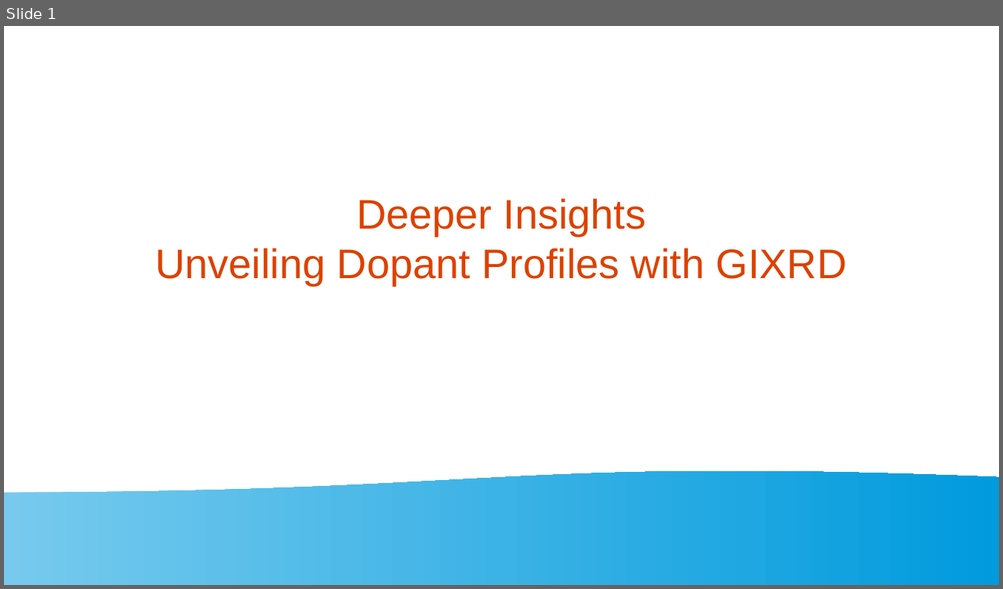
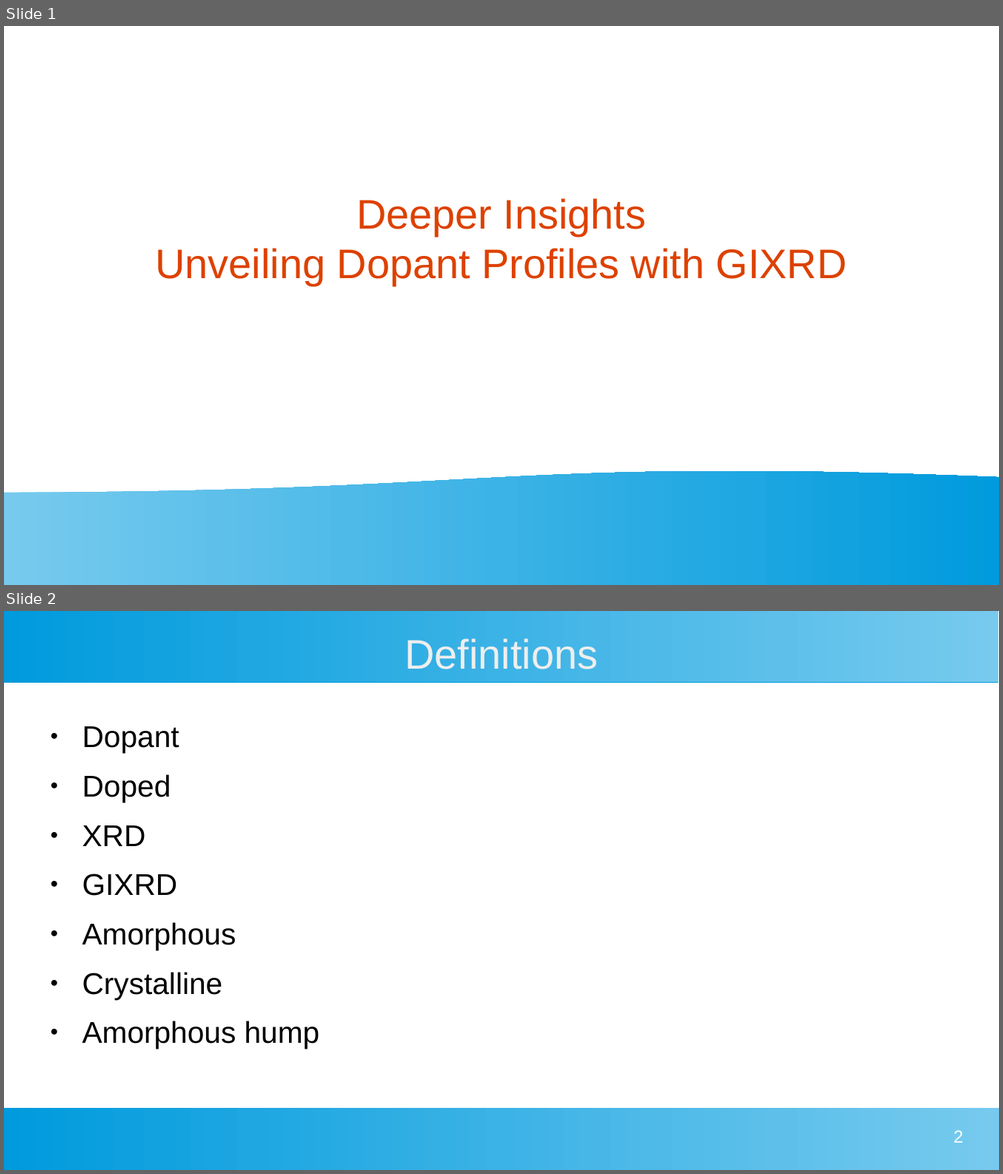
Before and after one commit to MarkS5001/GIXRD-Thesis, a slide deck: Thesis Defense Presentation.odp. Shown one above the other, each under a label of ours: slide 1 before the commit, slides 1 and 2 after it. The pictures are 1003x589 and 1003x1174 pixels, drawn with LibreOffice and Linux fonts; fonts in the diff are those of the drawing. Boxes give left, top, right and bottom in pixels: in the first picture for what was removed or moved away, otherwise in the second. Text is boxed around its words. In the diff, an @@ line names an element or a change of style, - is before the commit and + after.

```diff
--- a/Thesis Defense Presentation.odp
+++ b/Thesis Defense Presentation.odp
@@ slide 2 added at [4,611,999,1170], background #FFFFFF @@
@@ rectangle added at [4,611,999,682], fill gradient #77CAEE to #75C9EE to #73C9ED to #71C8ED to #6FC7ED to #6EC6ED @@
@@ title added at [404,638,597,669], 33 pt, text #EEEEEE @@
+Definitions
@@ text added at [82,726,320,1049], 24 pt, text #000000 @@
+● Dopant
+● Doped
+● XRD
+● GIXRD
+● Amorphous
+● Crystalline
+● Amorphous hump
@@ rectangle added at [4,1108,999,1170], fill gradient #77CAEE to #75C9EE to #73C9ED to #71C8ED to #6FC7ED to #6EC6ED @@
@@ page number added at [953,1130,963,1143], 14 pt, text #FFFFFF @@
+2
```
Also in this commit, not shown: 4 slides changed, 3 other slides added, 1 slide removed.
